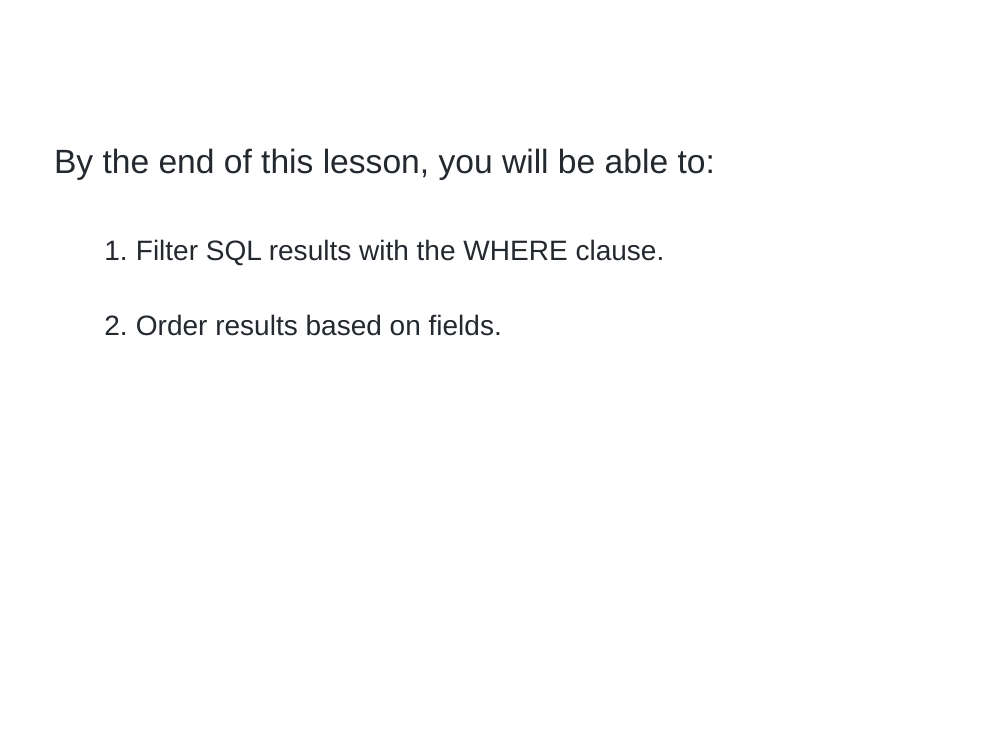
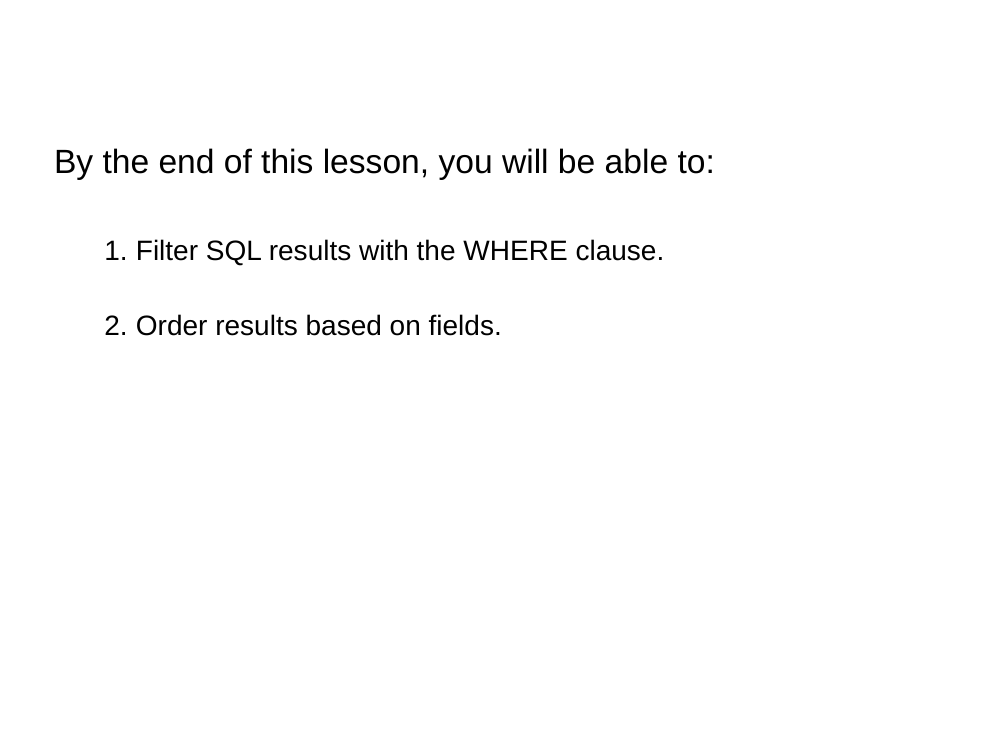
Before and after one commit to a099954/ABC-Program, a slide deck: slide 2 of SQL/Day 2 Filtering and Ordering/Filtering and Ordering.pptx. Drawn at 1008x756 pixels with LibreOffice and Linux fonts; fonts in the diff are those of the drawing; background and template pictures are left out. Boxes give left, top, right and bottom in pixels: in the first picture for what was removed or moved away, otherwise in the second. Text is boxed around its words. In the diff, an @@ line names an element or a change of style, - is before the commit and + after.

```diff
--- a/SQL/Day 2 Filtering and Ordering/Filtering and Ordering.pptx
+++ b/SQL/Day 2 Filtering and Ordering/Filtering and Ordering.pptx
@@ text "By the end of this ..." at (54,148,715,336): text colour #24292F to #000000 @@
```
Also in this commit, not shown: 15 other slides changed, 4 slides removed, 19 other files.
